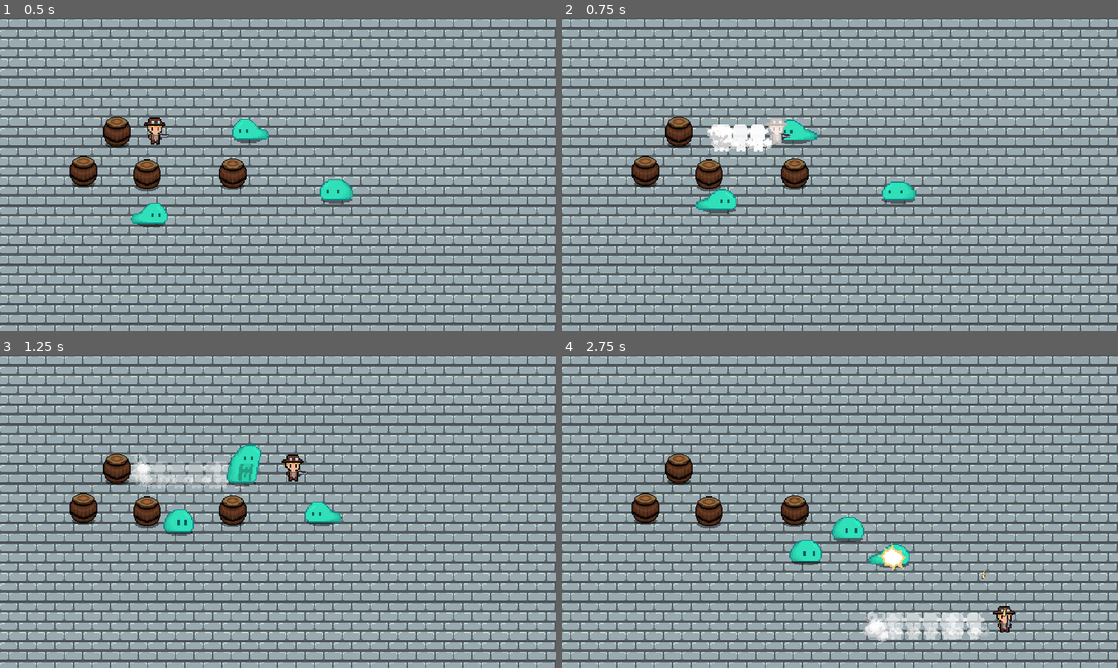
Above: before the commit, frames 1-4 (two rows, left to right).
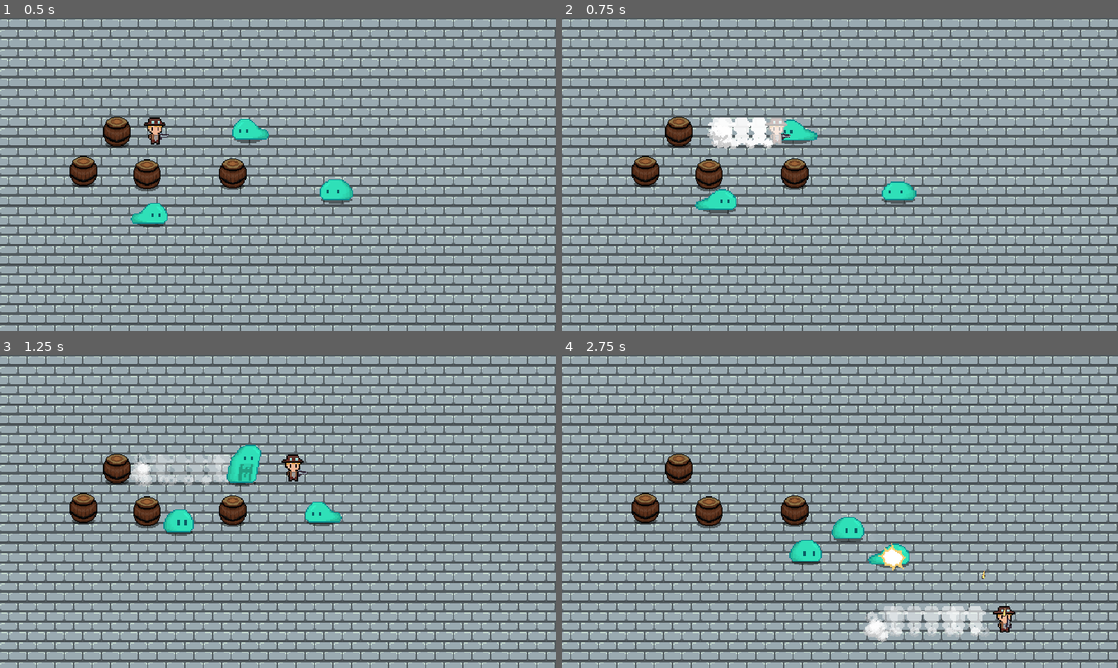
Above: after the commit, the same moments.

Repository: WAIWAI-PARTY/Life-after-people
Game: Godot game, scene res://World.tscn
The game is run twice, just before and just after one commit, with the same random seed, the same clock (stepped at 60 frames per second) and the same inputs.
Inputs (mouse positions are in pixels of both pictures, inside the frame that each line leads up to):
- Up to frame 1 (0.5 s): no input
- Up to frame 2 (0.75 s): move the mouse to (962, 158) at 0.52 s; hold D (ui_right) from 0.53 s (still down); tap Shift (dash) at 0.6 s
- Up to frame 3 (1.25 s): keep holding D (ui_right)
- Up to frame 4 (2.75 s): move the mouse to (728, 527) at 1.27 s; release D (ui_right) at 1.28 s; hold S (ui_down) 1.28-2.03 s; tap Shift (dash) at 1.35, 2.3 s; move the mouse to (895, 442) at 2.02 s; press the mouse at (895, 442) at 2.03 s; hold D (ui_right) from 2.03 s (still down)

Frame 1 is identical in both runs. In frame 2, 0.4% of the frame differs, in the area x 26-38%, y 31-43%; in frame 3, 0.6%; in frame 4, 0.8%, in the area x 56-77%, y 80-91%.

Commit message:
fixed dash animation offset

Diff:
--- a/Dash.gd
+++ b/Dash.gd
@@ -35,7 +35,7 @@
 	var ghost: Sprite = ghost_scene.instance()
 	get_parent().get_parent().add_child(ghost)
 
-	ghost.global_position = global_position
+	ghost.global_position = Vector2(global_position.x+1, global_position.y-6)
 	ghost.texture = sprite.texture
 	ghost.vframes = sprite.vframes
 	ghost.hframes = sprite.hframes
--- a/Player/Player.tscn
+++ b/Player/Player.tscn
@@ -23,11 +23,6 @@
 collision_layer = 32
 script = ExtResource( 1 )
 
-[node name="Dash" parent="." instance=ExtResource( 4 )]
-
-[node name="DustTrail" parent="Dash" index="2"]
-position = Vector2( 0, 5.3317 )
-
 [node name="Sprite" type="Sprite" parent="."]
 material = SubResource( 3 )
 texture = ExtResource( 2 )
@@ -38,6 +33,11 @@
 position = Vector2( 0, 3 )
 rotation = 1.5708
 shape = SubResource( 1 )
+
+[node name="Dash" parent="." instance=ExtResource( 4 )]
+
+[node name="DustTrail" parent="Dash" index="2"]
+position = Vector2( 0, 5.3317 )
 
 [node name="hurtbox" parent="." instance=ExtResource( 3 )]
 collision_layer = 2
--- a/hitandhurt/hurtbox.gd
+++ b/hitandhurt/hurtbox.gd
@@ -25,10 +25,7 @@
 
 
 func _on_hurtbox_area_entered(_area):
-	if is_dashing:
-		print(is_dashing)
-		return
-	print(is_dashing,"2")
+	if is_dashing: return
 	var hf = hiteffect.instance()
 	get_parent().add_child(hf)
 	hf.global_position = global_position
